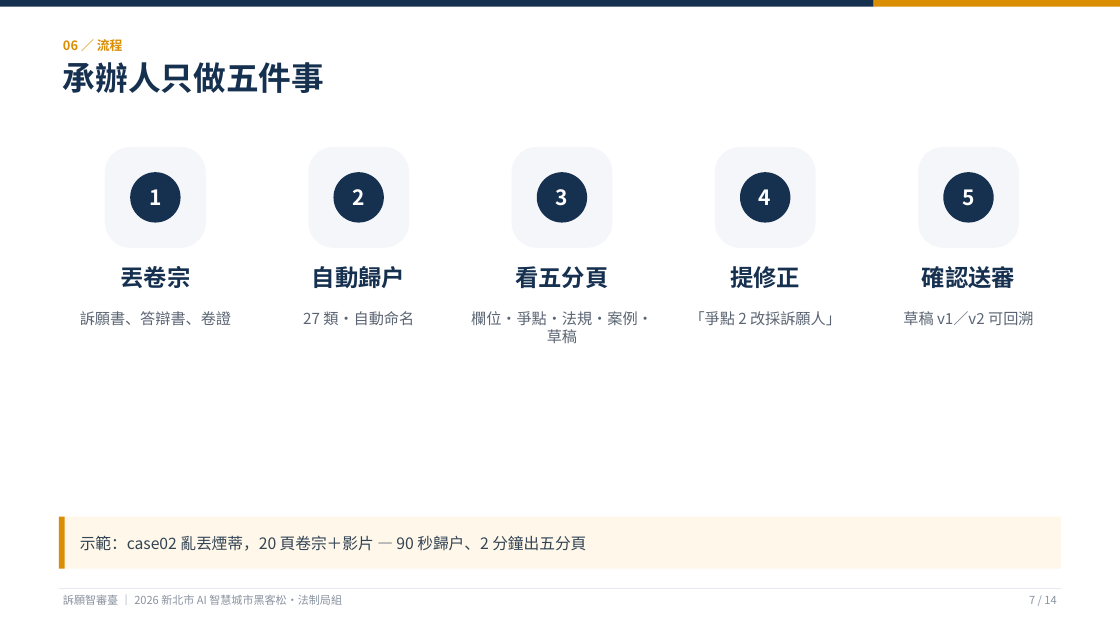
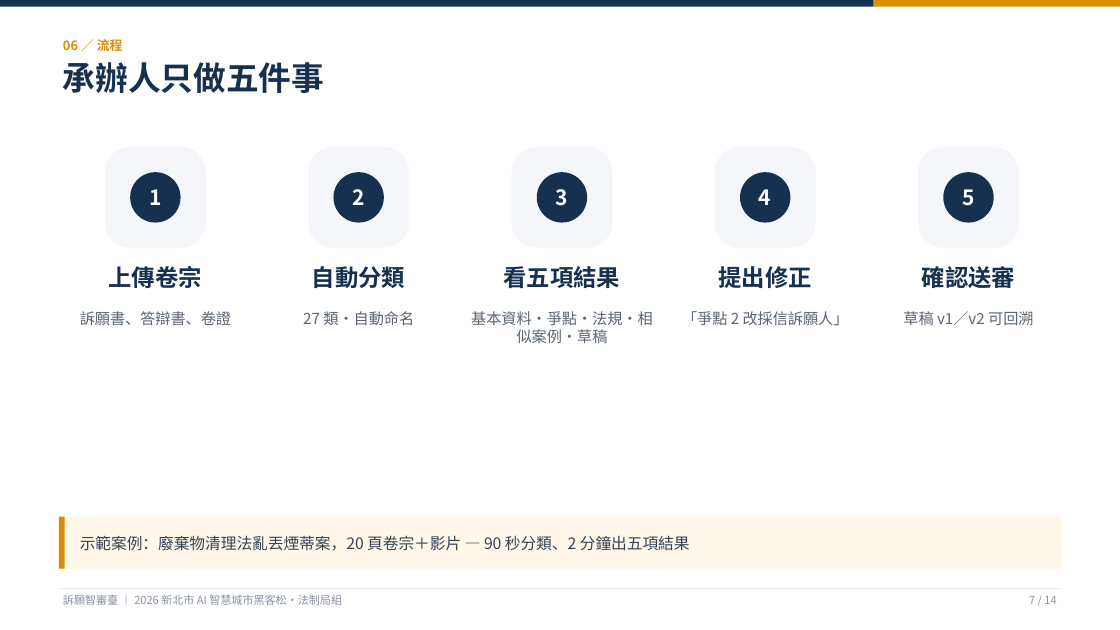
Before and after one commit to KevinMursh/hackathon_wisxxxx, a slide deck: slide 7 of docs/提案/提案簡報-訴願智審臺.pptx. Drawn at 1120x630 pixels with LibreOffice and Linux fonts; fonts in the diff are those of the drawing. Boxes give left, top, right and bottom in pixels: in the first picture for what was removed or moved away, otherwise in the second. Text is boxed around its words. In the diff, an @@ line names an element or a change of style, - is before the commit and + after.

```diff
--- a/docs/提案/提案簡報-訴願智審臺.pptx
+++ b/docs/提案/提案簡報-訴願智審臺.pptx
@@ text at [109,266,202,288]: text changed @@
-丟卷宗
+上傳卷宗
@@ text at [312,266,405,288]: text changed @@
-自動歸戶
+自動分類
@@ text at [504,266,621,288]: text changed @@
-看五分頁
+看五項結果
@@ text at [718,266,811,288]: text changed @@
-提修正
+提出修正
@@ text at [471,311,653,343]: text changed @@
-欄位・爭點・法規・案例・草稿
+基本資料・爭點・法規・相似案例・草稿
@@ text at [682,311,849,326]: text changed @@
-「爭點 2 改採訴願人」
+「爭點 2 改採信訴願人」
@@ text at [80,535,690,551]: text changed @@
-示範：case02 亂丟煙蒂，20 頁卷宗＋影片 — 90 秒歸戶、2 分鐘出五分頁
+示範案例：廢棄物清理法亂丟煙蒂案，20 頁卷宗＋影片 — 90 秒分類、2 分鐘出五項結果
```
Also in this commit, not shown: 13 other slides changed, 4 other files.
